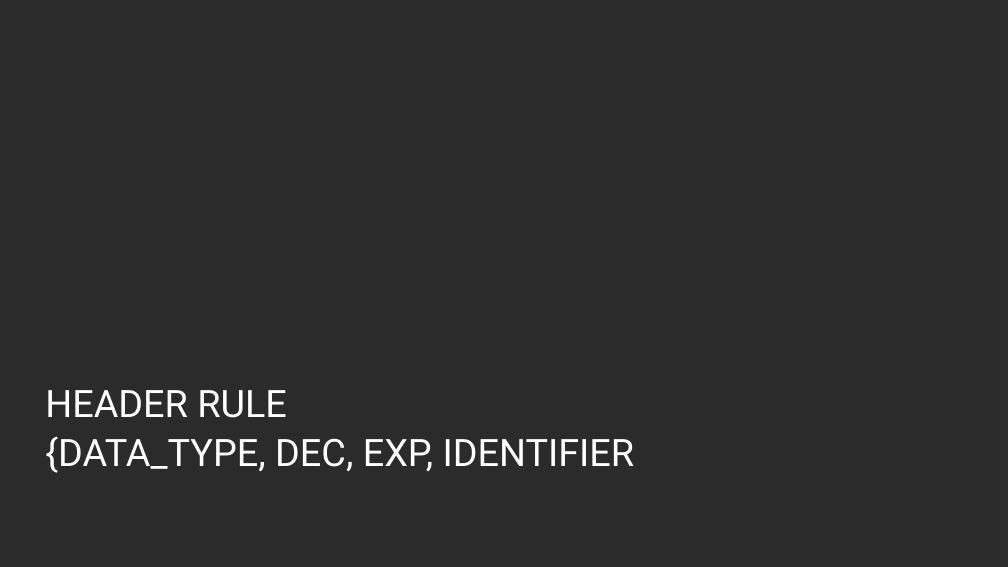
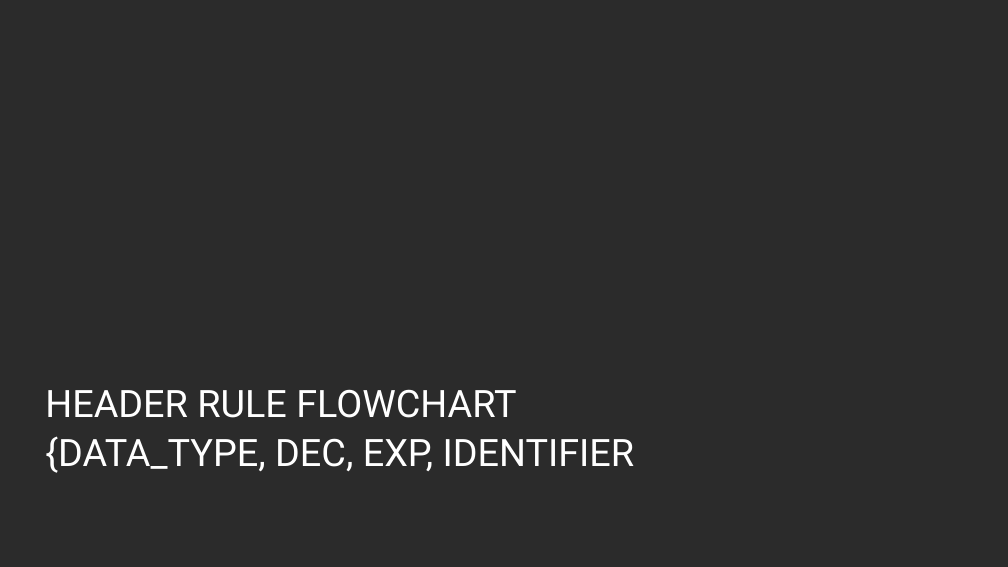
Before and after one commit to cristoph143/Programming-Languages, a slide deck: slide 6 of Programming Project.pptx (slide 5 before the commit). Drawn at 1008x567 pixels with LibreOffice and Linux fonts; fonts in the diff are those of the drawing; background and template pictures are left out; a plain dark background stands for a picture behind light text. Boxes give left, top, right and bottom in pixels: in the first picture for what was removed or moved away, otherwise in the second. Text is boxed around its words. In the diff, an @@ line names an element or a change of style, - is before the commit and + after.

```diff
--- a/Programming Project.pptx
+++ b/Programming Project.pptx
@@ title at box(45, 389, 635, 473): text changed @@
-HEADER RULE
-{DATA_TYPE, DEC, EXP, IDENTIFIER
+HEADER RULE FLOWCHART
+{DATA_TYPE, DEC, EXP, IDENTIFIER
```
Also in this commit, not shown: 3 slides added, 1 slide removed, 13 other files.
